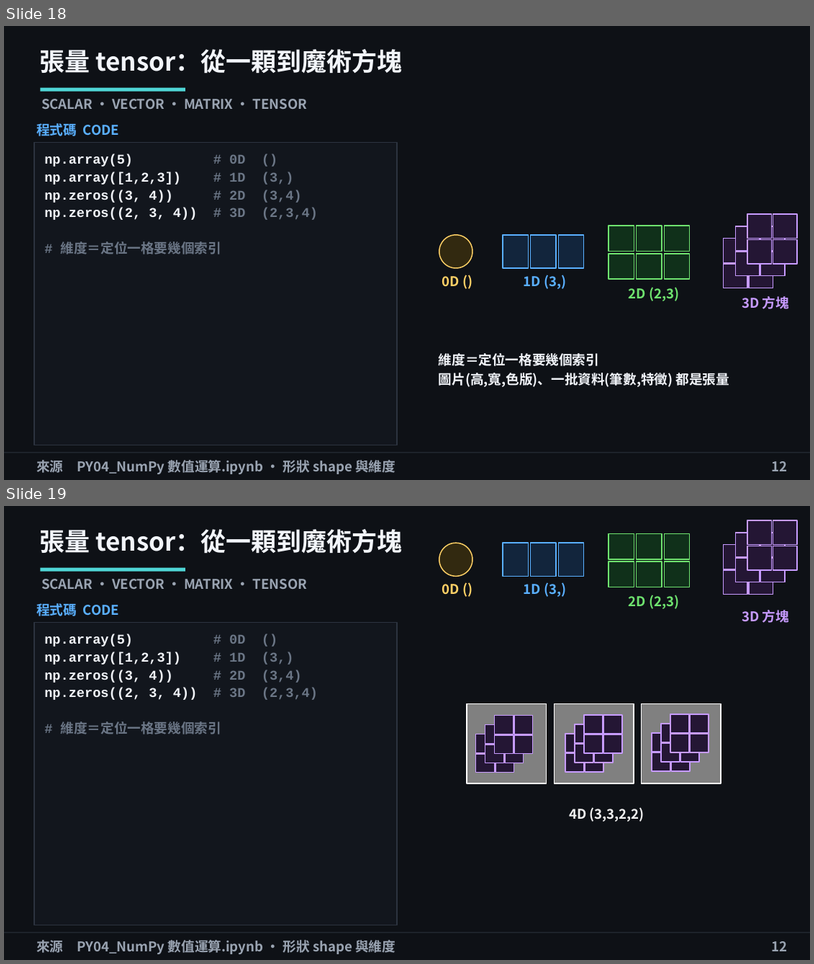
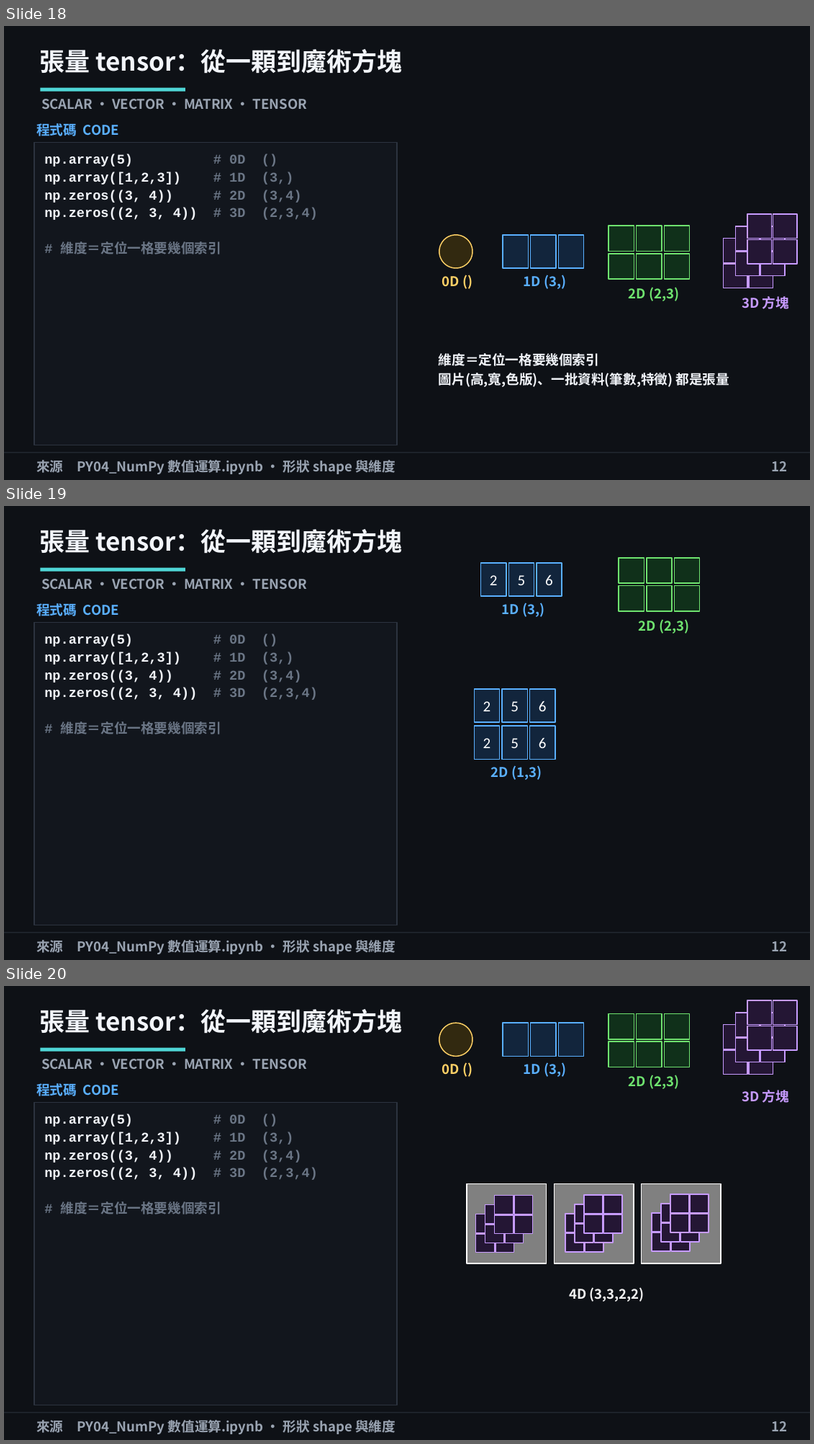
Before and after one commit to littleinkbear/DF26_ws18, a slide deck: 教學簡報_PY基礎觀念.pptx. Shown one above the other, each under a label of ours: slides 18 and 19 before the commit, slides 18, 19 and 20 after it. The pictures are 814x964 and 814x1444 pixels, drawn with LibreOffice and Linux fonts; fonts in the diff are those of the drawing. Boxes give left, top, right and bottom in pixels: in the first picture for what was removed or moved away, otherwise in the second. Text is boxed around its words. In the diff, an @@ line names an element or a change of style, - is before the commit and + after.

Commit message:
chore: add update scripts, Git教學 pptx; update PY概念 pptx, drop 觀念大綱.md

```diff
--- a/教學簡報_PY基礎觀念.pptx
+++ b/教學簡報_PY基礎觀念.pptx
@@ slide 19 added at (4,506,810,960), background #FFFFFF; not listed: 1 template element that a slide beside it also shows @@
@@ text added at (40,529,402,554), 30 pt, text #F2F5FA, bold @@
+張量 tensor：從一顆到魔術方塊
@@ rectangle added at (40,568,185,572), fill #4FD6D6 @@
@@ text added at (41,579,308,589), 16 pt, text #9AA4B2, bold @@
+SCALAR · VECTOR · MATRIX · TENSOR
@@ text added at (36,603,120,616), 16 pt, text #5AB0FF, bold @@
+程式碼 CODE
@@ group added at (481,563,563,617): 3 rectangles, 1 text @@
+2
+5
+6
+1D (3,)
@@ rectangle added at (34,622,397,924), fill #12161D, outline #2C333F 1 pt @@
@@ text added at (44,634,318,734), 16 pt, text #F2F5FA, bold @@
+np.array(5) # 0D ()
+np.array([1,2,3]) # 1D (3,)
+np.zeros((3, 4)) # 2D (3,4)
+np.zeros((2, 3, 4)) # 3D (2,3,4)
+# 維度＝定位一格要幾個索引
@@ group added at (619,558,700,633): 6 rectangles, 1 text @@
+2D (2,3)
@@ group added at (475,689,556,780): 6 rectangles, 1 text @@
+2
+5
+6
+2D (1,3)
+2
+5
+6
@@ rectangle added at (4,932,810,932), fill #2C333F @@
@@ text added at (36,939,396,954), 16 pt, text #9AA4B2, bold @@
+來源 PY04_NumPy 數值運算.ipynb · 形狀 shape 與維度
@@ text added at (772,941,788,951), 16 pt, text #9AA4B2, bold @@
+12
@@ what was slide 19 is now slide 20 @@
```
Also in this commit, not shown: 4 other files.
